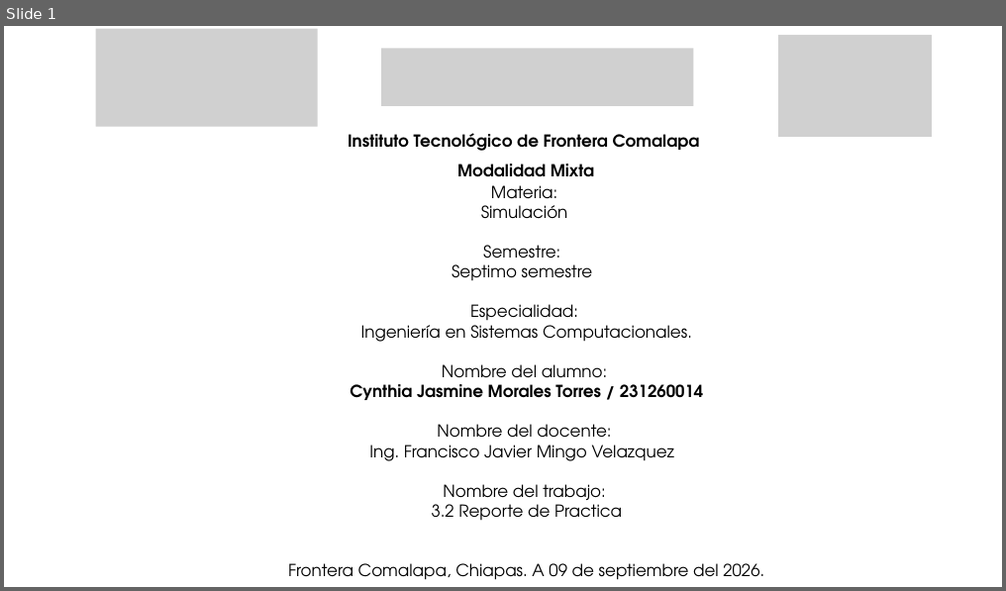
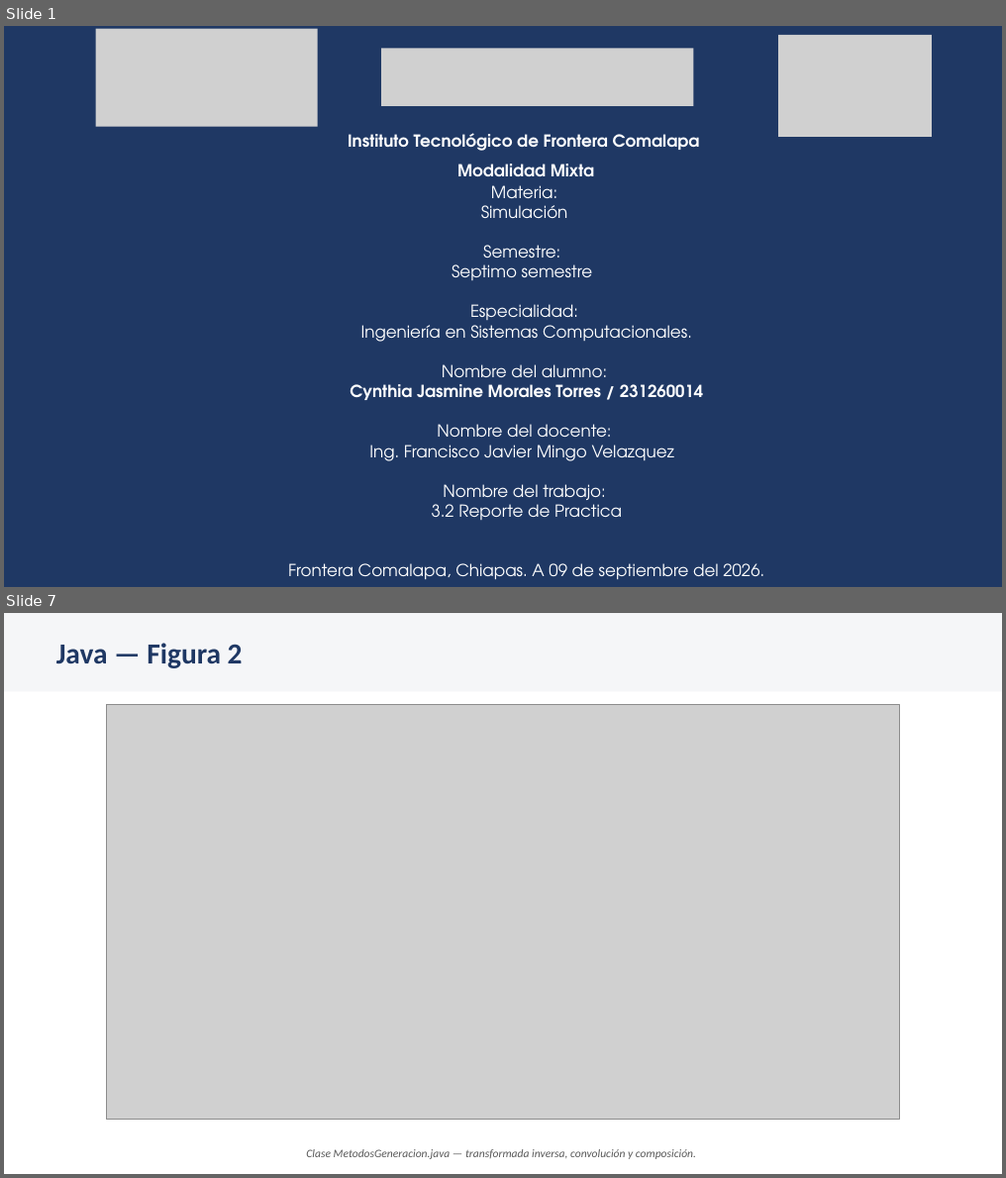
Before and after one commit to Cynthia21Morales/SIMULACION_CynthiaJasmineMT, a slide deck: SIM-Tema-3/Actividad 3.2 Reporte de Practica_CynthiaMorales_SIM_7ISCM.pptx. Shown one above the other, each under a label of ours: slide 1 before the commit, slides 1 and 7 after it; the slides between them are not shown. The pictures are 1006x591 and 1006x1178 pixels, drawn with LibreOffice and Linux fonts; fonts in the diff are those of the drawing; grey boxes stand for pictures. Boxes give left, top, right and bottom in pixels: in the first picture for what was removed or moved away, otherwise in the second. Text is boxed around its words. In the diff, an @@ line names an element or a change of style, - is before the commit and + after.

```diff
--- a/SIM-Tema-3/Actividad 3.2 Reporte de Practica_CynthiaMorales_SIM_7ISCM.pptx
+++ b/SIM-Tema-3/Actividad 3.2 Reporte de Practica_CynthiaMorales_SIM_7ISCM.pptx
@@ slide 7 added at (4,613,1002,1174), background #FFFFFF @@
@@ rectangle added at (4,613,1002,691), fill #F5F6F8 @@
@@ text added at (56,643,243,668), 28 pt, text #1F3864, bold @@
+Java — Figura 2
@@ picture added at (106,705,899,1120) @@
@@ text added at (306,1150,696,1159), 11 pt, text #595959, italic @@
+Clase MetodosGeneracion.java — transformada inversa, convolución y composición.
@@ slide 1 changed as well @@
@@ background #FFFFFF to #1F3864 @@
@@ text "Instituto Tecnológico de Frontera Comalapa" at (348,133,700,176): text colour #000000 to #FFFFFF @@
@@ text "Materia:" at (288,185,764,580): text colour #000000 to #FFFFFF @@
```
Also in this commit, not shown: 18 other slides added, 20 slides removed, 1 other file.
